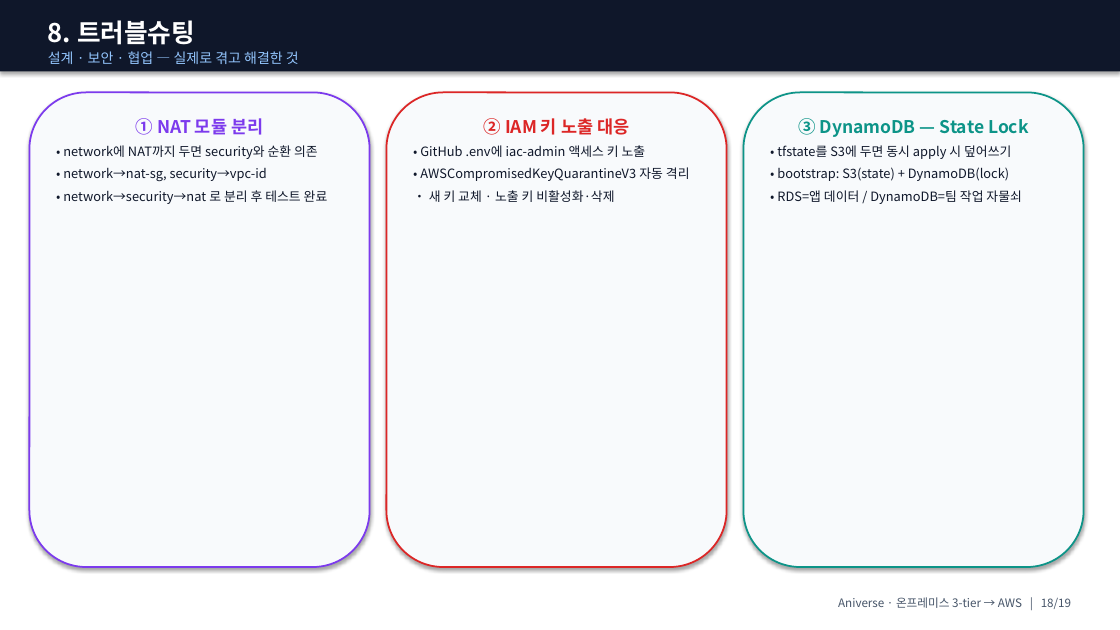
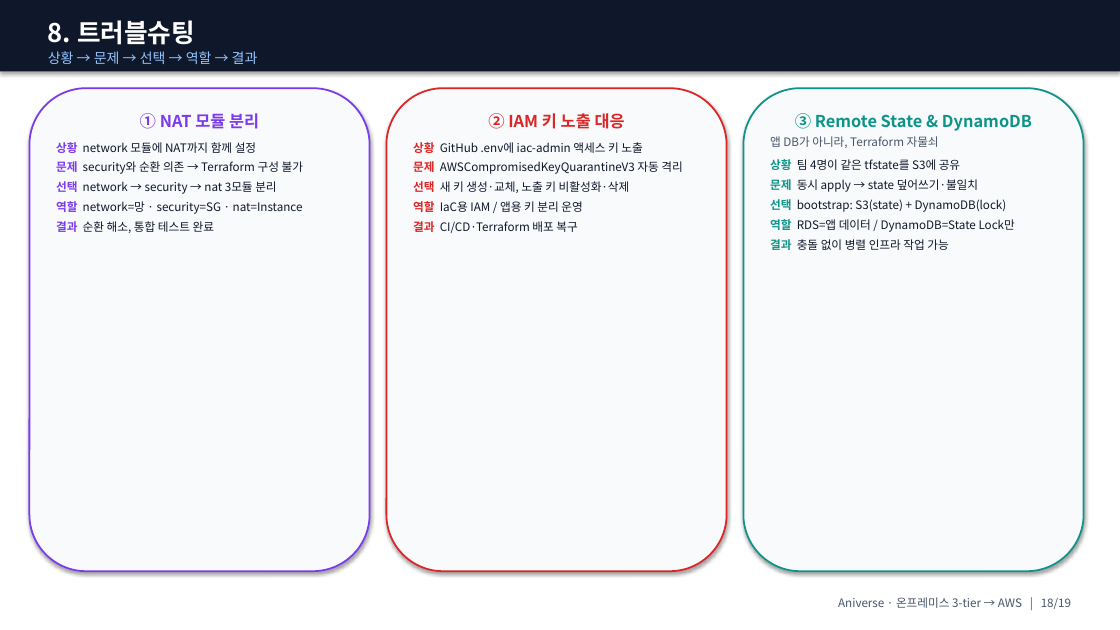
Before and after one commit to ho0215/anime-project-infra, a slide deck: slide 18 of docs/presentation/ppt/Aniverse_발표_강사용.pptx. Drawn at 1120x630 pixels with LibreOffice and Linux fonts; fonts in the diff are those of the drawing. Boxes give left, top, right and bottom in pixels: in the first picture for what was removed or moved away, otherwise in the second. Text is boxed around its words. In the diff, an @@ line names an element or a change of style, - is before the commit and + after.

```diff
--- a/docs/presentation/ppt/Aniverse_발표_강사용.pptx
+++ b/docs/presentation/ppt/Aniverse_발표_강사용.pptx
@@ text at (48,51,258,64): text changed @@
-설계 · 보안 · 협업 — 실제로 겪고 해결한 것
+상황 → 문제 → 선택 → 역할 → 결과
@@ rounded rectangle "① NAT 모듈 분리": place and size @@
-rounded rectangle "① NAT 모듈 분리" at (29,92,370,567)
+rounded rectangle "① NAT 모듈 분리" at (29,88,370,571)
@@ rounded rectangle "② IAM 키 노출 대응": place and size @@
-rounded rectangle "② IAM 키 노출 대응" at (386,92,727,567)
+rounded rectangle "② IAM 키 노출 대응" at (386,88,727,571)
@@ rounded rectangle "③ Remote State & DynamoDB": place and size @@
-rounded rectangle "③ Remote State & DynamoDB" at (744,92,1084,567)
+rounded rectangle "③ Remote State & DynamoDB" at (744,88,1084,571)
@@ text in rounded rectangle at (140,113,259,129): size 15 to 14 pt in "① NAT 모듈 분리" @@
@@ text in rounded rectangle at (488,113,625,129): size 15 to 14 pt in "② IAM 키 노출 대응" @@
@@ text in rounded rectangle at (770,113,1032,250): text changed; size 11 to 10 pt @@
-③ DynamoDB — State Lock
-• tfstate를 S3에 두면 동시 apply 시 덮어쓰기
-• bootstrap: S3(state) + DynamoDB(lock)
-• RDS=앱 데이터 / DynamoDB=팀 작업 자물쇠
+③ Remote State & DynamoDB
+앱 DB가 아니라, Terraform 자물쇠
+상황 팀 4명이 같은 tfstate를 S3에 공유
+문제 동시 apply → state 덮어쓰기·불일치
+선택 bootstrap: S3(state) + DynamoDB(lock)
+역할 RDS=앱 데이터 / DynamoDB=State Lock만
+결과 충돌 없이 병렬 인프라 작업 가능
@@ text in rounded rectangle at (56,142,303,233): text changed; size 11 to 10 pt @@
-• network에 NAT까지 두면 security와 순환 의존
-• network→nat-sg, security→vpc-id
-• network→security→nat 로 분리 후 테스트 완료
+상황 network 모듈에 NAT까지 함께 설정
+문제 security와 순환 의존 → Terraform 구성 불가
+선택 network → security → nat 3모듈 분리
+역할 network=망 · security=SG · nat=Instance
+결과 순환 해소, 통합 테스트 완료
@@ text in rounded rectangle at (413,142,682,233): text changed; size 11 to 10 pt @@
-• GitHub .env에 iac-admin 액세스 키 노출
-• AWSCompromisedKeyQuarantineV3 자동 격리
-• 새 키 교체 · 노출 키 비활성화·삭제
+상황 GitHub .env에 iac-admin 액세스 키 노출
+문제 AWSCompromisedKeyQuarantineV3 자동 격리
+선택 새 키 생성·교체, 노출 키 비활성화·삭제
+역할 IaC용 IAM / 앱용 키 분리 운영
+결과 CI/CD·Terraform 배포 복구
```
Also in this commit, not shown: 1 other slide changed, 4 other files.
